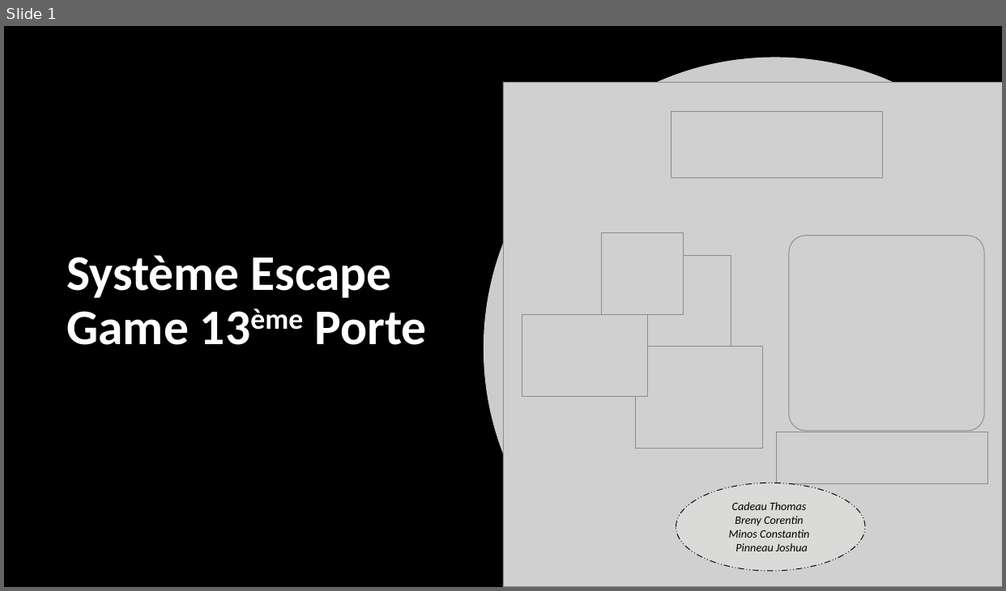
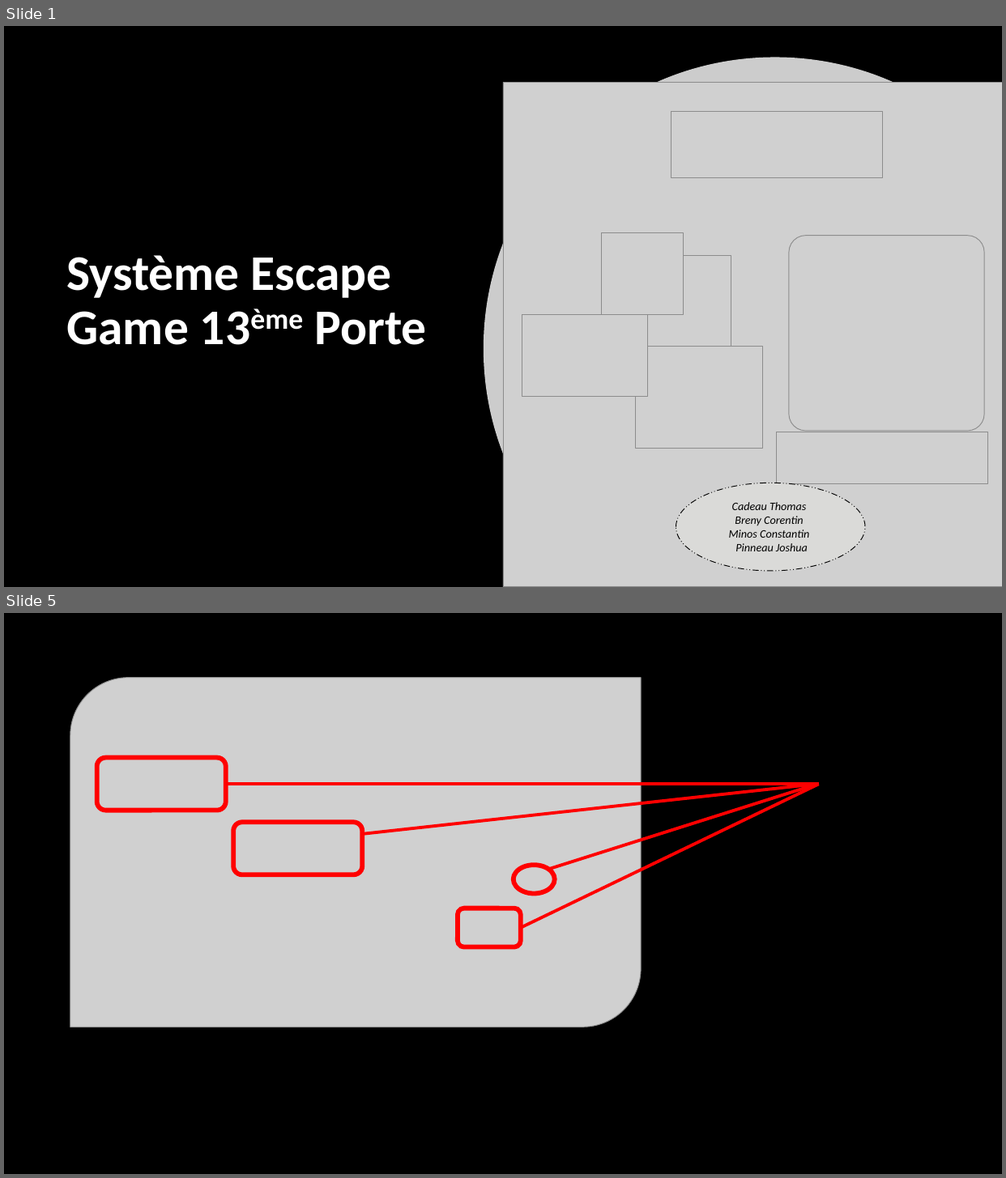
Before and after one commit to corentin-breny/Systeme_Escape_Game_13emePorte, a slide deck: Etudiants/Constantin/Constantin.MInos.RDPno1.pptx. Shown one above the other, each under a label of ours: slide 1 before the commit, slides 1 and 5 after it; the slides between them are not shown. The pictures are 1006x591 and 1006x1178 pixels, drawn with LibreOffice and Linux fonts; fonts in the diff are those of the drawing; grey boxes stand for pictures; background and template pictures are left out. Boxes give left, top, right and bottom in pixels: in the first picture for what was removed or moved away, otherwise in the second. Text is boxed around its words. In the diff, an @@ line names an element or a change of style, - is before the commit and + after.

```diff
--- a/Etudiants/Constantin/Constantin.MInos.RDPno1.pptx
+++ b/Etudiants/Constantin/Constantin.MInos.RDPno1.pptx
@@ slide 5 added at <box>4,613,1002,1174</box>, background picture (left out) @@
@@ rectangle added at <box>4,613,1002,1174</box>, fill #000000 @@
@@ picture added at <box>70,677,641,1027</box> @@
@@ rounded rectangle added at <box>97,757,226,810</box>, outline #FF0000 4.5 pt @@
@@ line added from (226, 785) to (819, 785), #FF0000 3 pt @@
@@ line added from (362, 834) to (819, 784), #FF0000 3 pt @@
@@ line added from (521, 928) to (819, 785), #FF0000 3 pt @@
@@ line added from (549, 869) to (819, 784), #FF0000 3 pt @@
@@ rounded rectangle added at <box>233,823,362,875</box>, outline #FF0000 4.5 pt @@
@@ ellipse added at <box>513,865,554,894</box>, outline #FF0000 4.5 pt @@
@@ rounded rectangle added at <box>458,909,521,948</box>, outline #FF0000 4.5 pt @@
```
Also in this commit, not shown: 6 other slides added, 1 slide removed, 2 other files.
